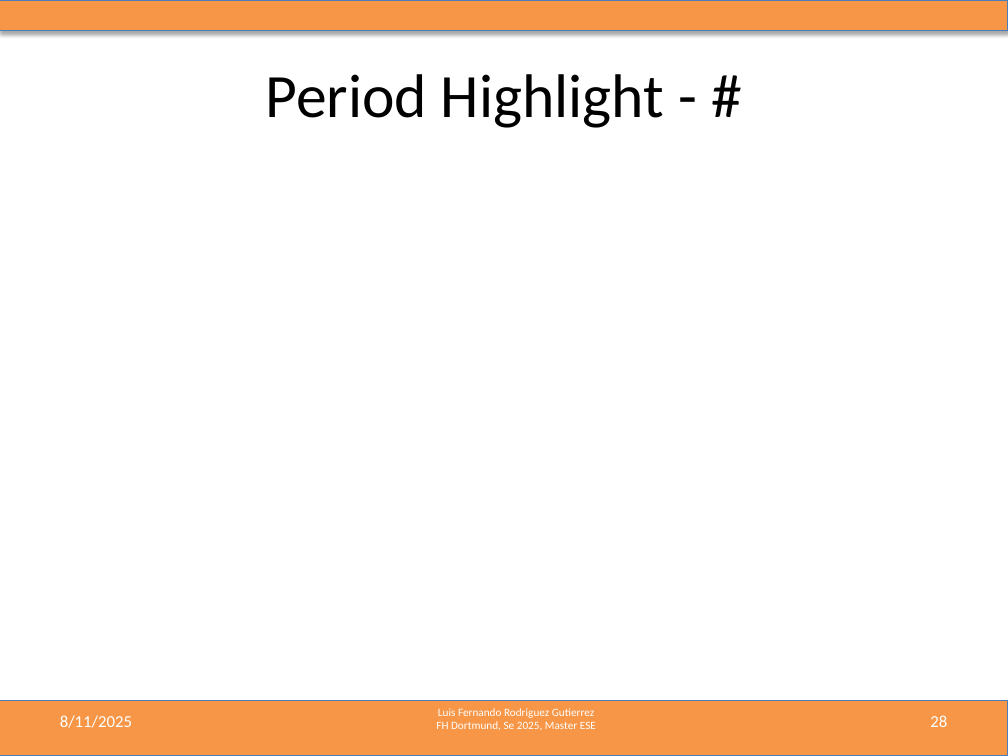
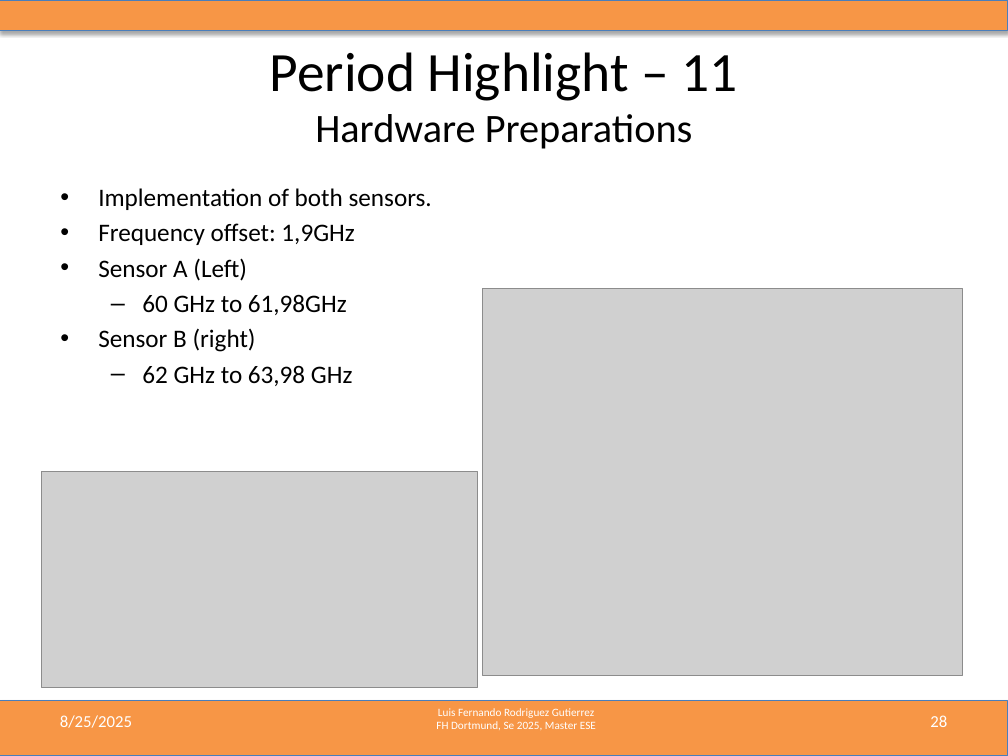
Before and after one commit to LF-RoGu/ResearchProject, a slide deck: slide 28 of 06_PresentationUpdates/Radar_ResearchProject.pptx. Drawn at 1008x756 pixels with LibreOffice and Linux fonts; fonts in the diff are those of the drawing; grey boxes stand for pictures. Boxes give left, top, right and bottom in pixels: in the first picture for what was removed or moved away, otherwise in the second. Text is boxed around its words. In the diff, an @@ line names an element or a change of style, - is before the commit and + after.

Commit message:
pptx update to add images

```diff
--- a/06_PresentationUpdates/Radar_ResearchProject.pptx
+++ b/06_PresentationUpdates/Radar_ResearchProject.pptx
@@ title at <box>270,52,737,149</box>: text changed; size 44 to 28.8 pt @@
-Period Highlight - #
+Period Highlight – 11
+Hardware Preparations
@@ text added at <box>98,188,432,386</box>, 18 pt, text #000000 @@
+• Implementation of both sensors.
+• Frequency offset: 1,9GHz
+• Sensor A (Left)
+  – 60 GHz to 61,98GHz
+• Sensor B (right)
+  – 62 GHz to 63,98 GHz
@@ picture added at <box>483,288,963,675</box> @@
@@ picture added at <box>42,472,478,687</box> @@
@@ text at <box>60,715,132,728</box>: text changed @@
-8/11/2025
+8/25/2025
```
Also in this commit, not shown: 28 other slides changed.
